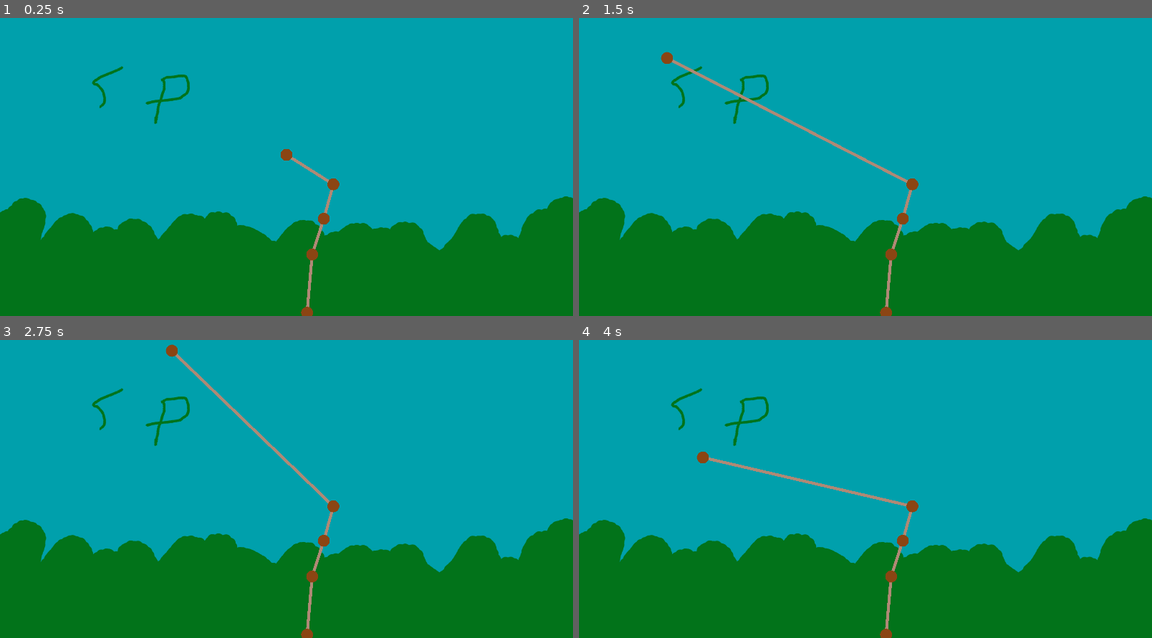
Above: before the commit, frames 1-4 (two rows, left to right).
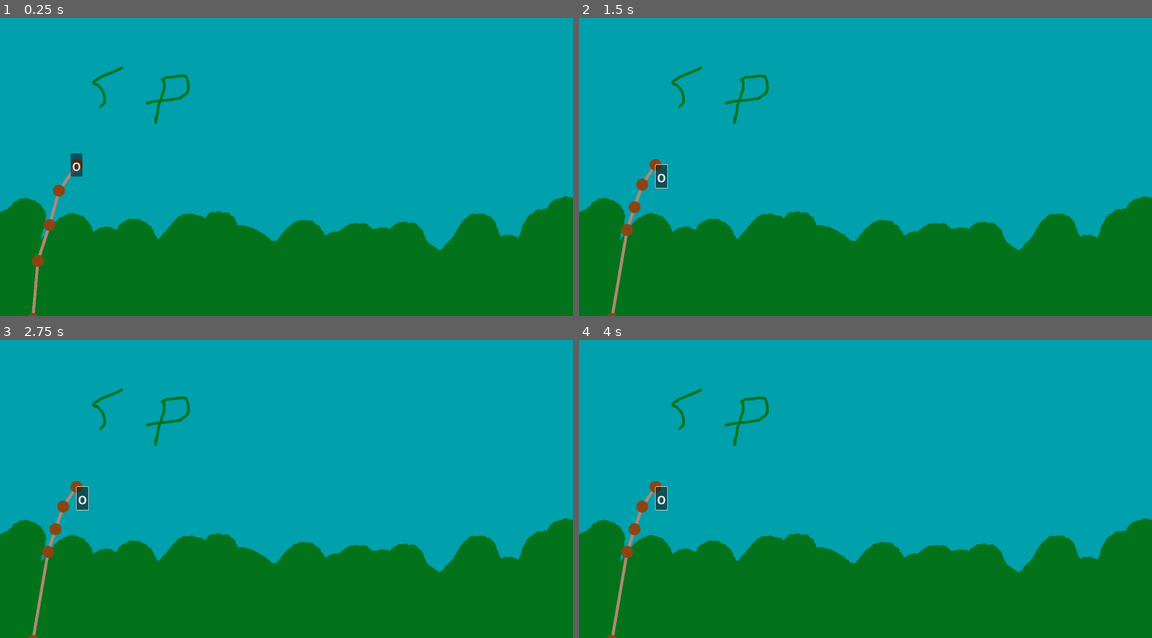
Above: after the commit, the same moments.

Repository: jadicodes/usitcc-hackathon-2025
Game: Godot game, scene res://game.tscn
Same seed, same stepped clock (60 frames per second), same inputs: the game is played once before the commit and once after it.
Inputs (mouse positions are in pixels of both pictures, inside the frame that each line leads up to):
- Up to frame 1 (0.25 s): no input
- Up to frame 2 (1.5 s): click (653, 164) at 0.5 s, where only the run after the commit has a clickable "o"; click "Springfield" at 1.25 s
- Up to frame 3 (2.75 s): click "Springfield" at 2 s
- Up to frame 4 (4 s): click "Springfield" at 2.75 s; click "Springfield" at 3.5 s

The runs differ from the first frame. In frame 1, 1.2% of the frame differs, in the area x 4-60%, y 43-100%; in frame 2, 1.7%, in the area x 4-60%, y 11-100%; in frame 3, 1.6%; in frame 4, 1.5%.

Commit message:
Make stick only move if you press the button

Diff:
--- a/project/minigames/stage.tscn
+++ b/project/minigames/stage.tscn
@@ -13,4 +13,4 @@
 texture = ExtResource("2_aees8")
 
 [node name="Stickbending" parent="." instance=ExtResource("3_ixb0x")]
-position = Vector2(1115, 680)
+position = Vector2(7, 9)
--- a/project/minigames/stick.gd
+++ b/project/minigames/stick.gd
@@ -1,19 +1,37 @@
 extends Line2D
 
 @export var num_segments: int = 4
-@export var segment_length: int = 2
-@export var starting_pos: Vector2 = Vector2(100, 00)
-
+@export var segment_length: int = 80
+var grabbed : bool
 
 
 func _process(_delta):
-	var point_count = get_point_count()
+	if grabbed:
+		var mouse_pos = to_local(get_global_mouse_position())
+		set_point_position(0, mouse_pos)
+		$Button.position = mouse_pos
 
-	var mouse_pos = to_local(get_global_mouse_position())
-	set_point_position(0, mouse_pos)
+		# Make each point follow the one before it
+		for i in range(1, get_point_count() - 1):
+			var prev_pos = get_point_position(i - 1)
+			var current_pos = get_point_position(i)
+			var direction = (prev_pos - current_pos).normalized()
+			var target_pos = prev_pos - direction * segment_length
+
+			# Prevent overlap by keeping a fixed distance
+			if current_pos.distance_to(prev_pos) > segment_length:
+				set_point_position(i, target_pos)
 
 
 func _draw():
 	for point_index in get_point_count():
 		var point_position: Vector2 = get_point_position(point_index)
 		draw_circle(point_position, 20, Color.SADDLE_BROWN)
+
+
+func _on_button_button_down() -> void:
+	grabbed = true
+
+
+func _on_button_button_up() -> void:
+	grabbed = false
--- a/project/minigames/stickbending.tscn
+++ b/project/minigames/stickbending.tscn
@@ -1,13 +1,34 @@
-[gd_scene load_steps=2 format=3 uid="uid://dsguvrqe37tti"]
+[gd_scene load_steps=3 format=3 uid="uid://dsguvrqe37tti"]
 
 [ext_resource type="Script" uid="uid://cm8kwn53n6s3m" path="res://minigames/stick.gd" id="2_656cg"]
+
+[sub_resource type="RectangleShape2D" id="RectangleShape2D_of5jb"]
+size = Vector2(355, 483)
 
 [node name="Stickbending" type="Node2D"]
 
 [node name="Stick" type="Line2D" parent="."]
+position = Vector2(189, 692)
 points = PackedVector2Array(62, -127, 2, -41, -30, 74, -69, 194, -86, 389)
 default_color = Color(0.685742, 0.536419, 0.459867, 1)
 joint_mode = 2
 script = ExtResource("2_656cg")
 num_segments = 3
-starting_pos = Vector2(0, 0)
+
+[node name="Button" type="Button" parent="Stick"]
+offset_left = 41.0
+offset_top = -165.0
+offset_right = 80.0
+offset_bottom = -88.0
+theme_override_font_sizes/font_size = 50
+text = "o"
+
+[node name="Area2D" type="Area2D" parent="."]
+position = Vector2(78, -7)
+
+[node name="CollisionShape2D" type="CollisionShape2D" parent="Area2D"]
+position = Vector2(930, 512)
+shape = SubResource("RectangleShape2D_of5jb")
+
+[connection signal="button_down" from="Stick/Button" to="Stick" method="_on_button_button_down"]
+[connection signal="button_up" from="Stick/Button" to="Stick" method="_on_button_button_up"]
